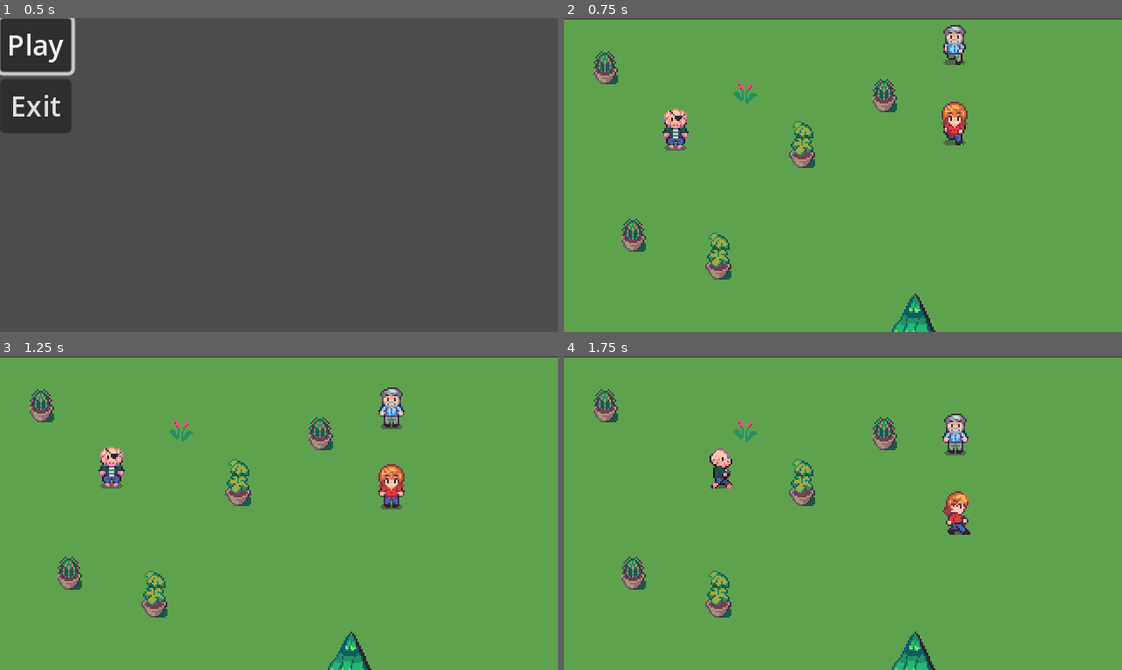
Above: before the commit, frames 1-4 (two rows, left to right).
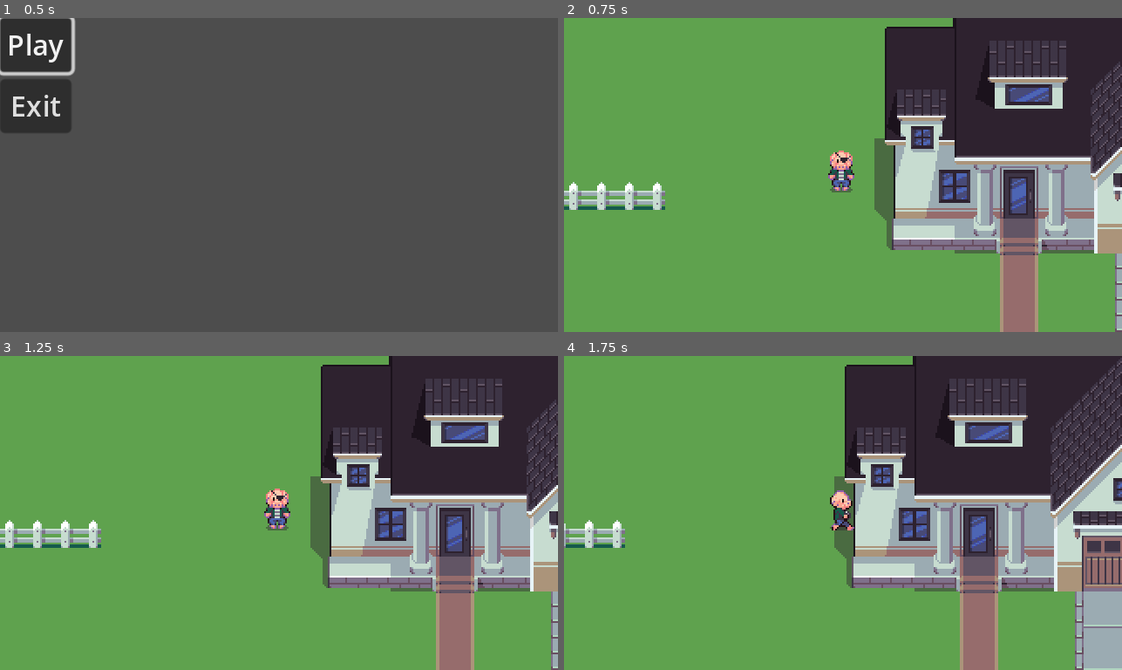
Above: after the commit, the same moments.

Repository: Hudell/ludum-dare-2023
Game: Godot game, scene res://source/scenes/title.tscn
Two runs of this game, one before a commit and one after it. Both use one fixed random seed, a clock stepped at 60 frames per second and the inputs below.
Inputs:
- Up to frame 1 (0.5 s): no input
- Up to frame 2 (0.75 s): click "Play" at 0.5 s
- Up to frame 3 (1.25 s): no input
- Up to frame 4 (1.75 s): hold Right (ui_right) from 1.28 s (still down)

Frame 1 is identical in both runs. In frame 2, 39% of the frame differs, in the area x 0-100%, y 0-100%; in frame 3, 39%; in frame 4, 45%.

Commit message:
House

Diff:
--- /dev/null
+++ b/source/map/house.tscn
@@ -0,0 +1,41 @@
+[gd_scene load_steps=6 format=3 uid="uid://dhtvq0bluivp6"]
+
+[ext_resource type="Texture2D" uid="uid://dewibpoxpl02l" path="res://assets/img/house_lower.png" id="1_ca2ej"]
+[ext_resource type="Texture2D" uid="uid://bmohix3a4apgn" path="res://assets/img/house_upper.png" id="2_1gy26"]
+
+[sub_resource type="RectangleShape2D" id="RectangleShape2D_vyv64"]
+size = Vector2(196, 92)
+
+[sub_resource type="RectangleShape2D" id="RectangleShape2D_i5ag1"]
+size = Vector2(113, 21)
+
+[sub_resource type="RectangleShape2D" id="RectangleShape2D_nfdms"]
+size = Vector2(61, 21)
+
+[node name="House" type="Node2D"]
+
+[node name="HouseLower" type="Sprite2D" parent="."]
+show_behind_parent = true
+position = Vector2(0, 64)
+texture = ExtResource("1_ca2ej")
+
+[node name="HouseUpper" type="Sprite2D" parent="."]
+z_index = 2
+position = Vector2(0, 16)
+texture = ExtResource("2_1gy26")
+offset = Vector2(0, -40)
+
+[node name="StaticBody2D" type="StaticBody2D" parent="."]
+collision_mask = 0
+
+[node name="CollisionShape2D" type="CollisionShape2D" parent="StaticBody2D"]
+position = Vector2(1, -1)
+shape = SubResource("RectangleShape2D_vyv64")
+
+[node name="CollisionShape2D2" type="CollisionShape2D" parent="StaticBody2D"]
+position = Vector2(42.5, 55.5)
+shape = SubResource("RectangleShape2D_i5ag1")
+
+[node name="CollisionShape2D3" type="CollisionShape2D" parent="StaticBody2D"]
+position = Vector2(-66.5, 55.5)
+shape = SubResource("RectangleShape2D_nfdms")
--- a/stages/sample_stage.tscn
+++ b/stages/sample_stage.tscn
@@ -1,9 +1,10 @@
-[gd_scene load_steps=6 format=3 uid="uid://c0nkyb3vc6rpn"]
+[gd_scene load_steps=7 format=3 uid="uid://c0nkyb3vc6rpn"]
 
 [ext_resource type="PackedScene" uid="uid://d30fr6vnokm48" path="res://source/map/map.tscn" id="1_nk5kv"]
 [ext_resource type="PackedScene" uid="uid://lj556bic6wni" path="res://source/npc.tscn" id="2_tr5pa"]
 [ext_resource type="PackedScene" uid="uid://bmtr0w8oy0x6f" path="res://source/map/route_point.tscn" id="3_6y6ek"]
 [ext_resource type="Texture2D" uid="uid://0hvtpoowixr6" path="res://assets/img/npc2.png" id="3_ak0r5"]
+[ext_resource type="PackedScene" uid="uid://dhtvq0bluivp6" path="res://source/map/house.tscn" id="4_5ho55"]
 
 [sub_resource type="AnimationNodeStateMachinePlayback" id="AnimationNodeStateMachinePlayback_uae0r"]
 
@@ -21,7 +22,7 @@
 
 [node name="Player" parent="." index="2"]
 z_index = 1
-position = Vector2(64, 72)
+position = Vector2(549, 164)
 
 [node name="Camera2D" parent="Player" index="4"]
 position = Vector2(1, -8)
@@ -32,19 +33,25 @@
 y_sort_enabled = true
 
 [node name="NPC" parent="Objects" index="0" instance=ExtResource("2_tr5pa")]
-position = Vector2(224, 63)
+position = Vector2(224, 81)
 route = NodePath("../../Routes/TesteRota")
 
 [node name="NPC2" parent="Objects" index="1" instance=ExtResource("2_tr5pa")]
-position = Vector2(224, 18)
+position = Vector2(204, 22)
 route = NodePath("../../Routes/TesteRota")
-metadata/_edit_lock_ = true
 
 [node name="Sprite2D" parent="Objects/NPC2" index="0"]
 texture = ExtResource("3_ak0r5")
+metadata/_edit_lock_ = true
 
 [node name="AnimationTree" parent="Objects/NPC2" index="2"]
 parameters/playback = SubResource("AnimationNodeStateMachinePlayback_uae0r")
+
+[node name="CollisionShape2D" parent="Objects/NPC2" index="3"]
+metadata/_edit_lock_ = true
+
+[node name="House" parent="Objects" index="2" instance=ExtResource("4_5ho55")]
+position = Vector2(676, 135)
 
 [node name="MapEdges" parent="." index="5"]
 visible = true
Binary file added: assets/img/house_lower.png
Not shown, added: assets/img/house_lower.png.import
Binary file added: assets/img/house_upper.png
Not shown, added: assets/img/house_upper.png.import
